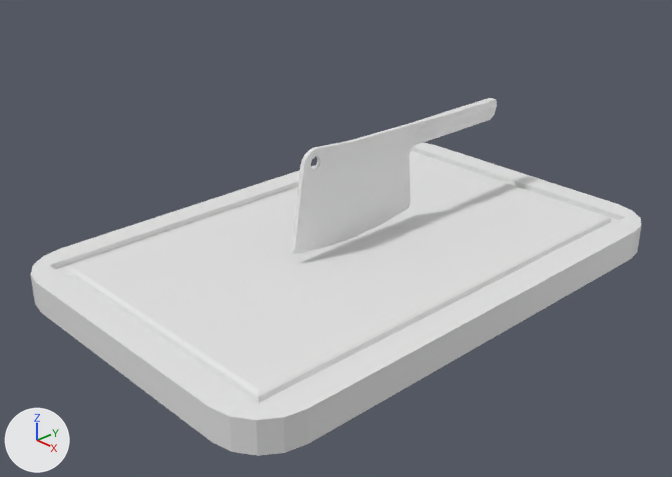
Before and after pictures for a commit that changed the Blender file Assets/_Le Fish/Models/Cutting.blend.
One viewpoint serves both versions: a camera (50 mm lens) standing at (1.321, -1.295, 0.907) and looking at (0.023, -0.073, 0.069). The lights are fixed; the arrows at lower left show +X, +Y and +Z.

Before the edit, the objects in view are built like this:
```python
mat_material = principled_material('Material')
mat_material.base_color = (0.8, 0.8, 0.8)  # white #e7e7e7
me_cube = bpy.data.meshes.new('Cube')
me_cube.from_pydata(...)  # 68 vertices, 62 faces; spans x -0.4..0.4, y -0.6..0.6, z -0.034..0.034
me_cube.materials.append(mat_material)  # white #e7e7e7
me_cube_001 = bpy.data.meshes.new('Cube.001')
me_cube_001.from_pydata(...)  # 78 vertices, 51 faces; spans x -0.016..0.016, y -0.175..0.466, z 0.039..0.273
ob_cutting_board = bpy.data.objects.new('Cutting board', me_cube)
ob_cutting_board.location = (0.0, 0.0, 0.0)
ob_knife = bpy.data.objects.new('Knife', me_cube_001)
ob_knife.location = (0.0, 0.0, 0.0)
```
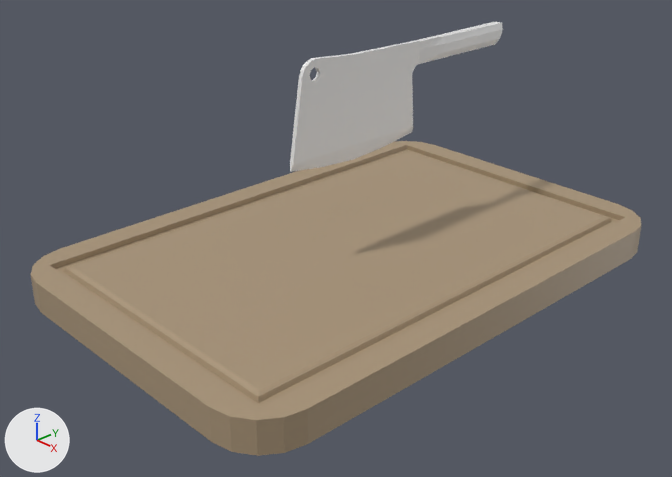
Boxes [x1, y1, x2, y2] around the edits, measured in the pictures (672 x 477 px):
'Cutting board', recoloured (white to beige)
    both: [30, 141, 641, 456]
'Knife', reshaped, moved
    before: [292, 98, 497, 254]
    after: [290, 21, 503, 172]

The change, as a diff of the scene's bpy script:
```diff
--- a/Assets/_Le Fish/Models/Cutting.blend.py
+++ b/Assets/_Le Fish/Models/Cutting.blend.py
@@ mat_material @@
 mat_material = principled_material('Material')
-mat_material.base_color = (0.8, 0.8, 0.8)  # white #e7e7e7
+mat_material.base_color = (0.399, 0.299, 0.19)  # beige #a99579
@@ me_cube_001 @@
 # used by ob_knife; location = (0.0, 0.0, 0.0)
-me_cube_001.from_pydata(...)  # 78 vertices, 51 faces; spans x -0.016..0.016, y -0.175..0.466, z 0.039..0.273
+me_cube_001.from_pydata(...)  # 77 vertices, 85 faces; spans x -0.016..0.016, y -0.255..0.386, z -0.174..0.06
+# me_cube_001 part 1: the whole mesh is rebuilt
@@ ob_knife @@
 ob_knife = bpy.data.objects.new('Knife', me_cube_001)
-ob_knife.location = (0.0, 0.0, 0.0)
+ob_knife.location = (0.0, 0.08, 0.396)
```
